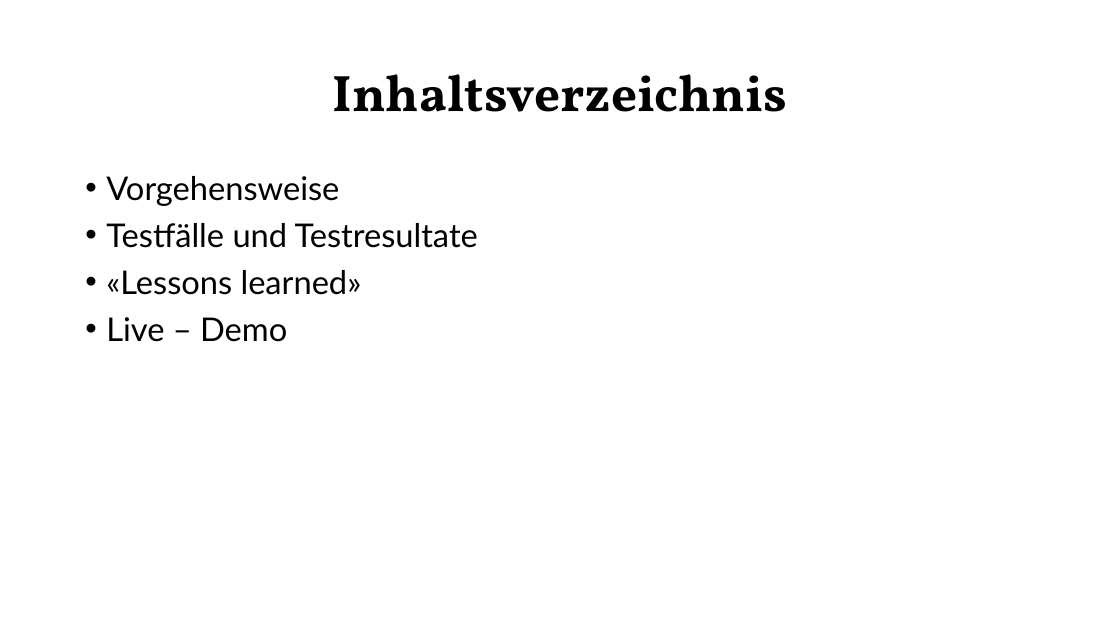
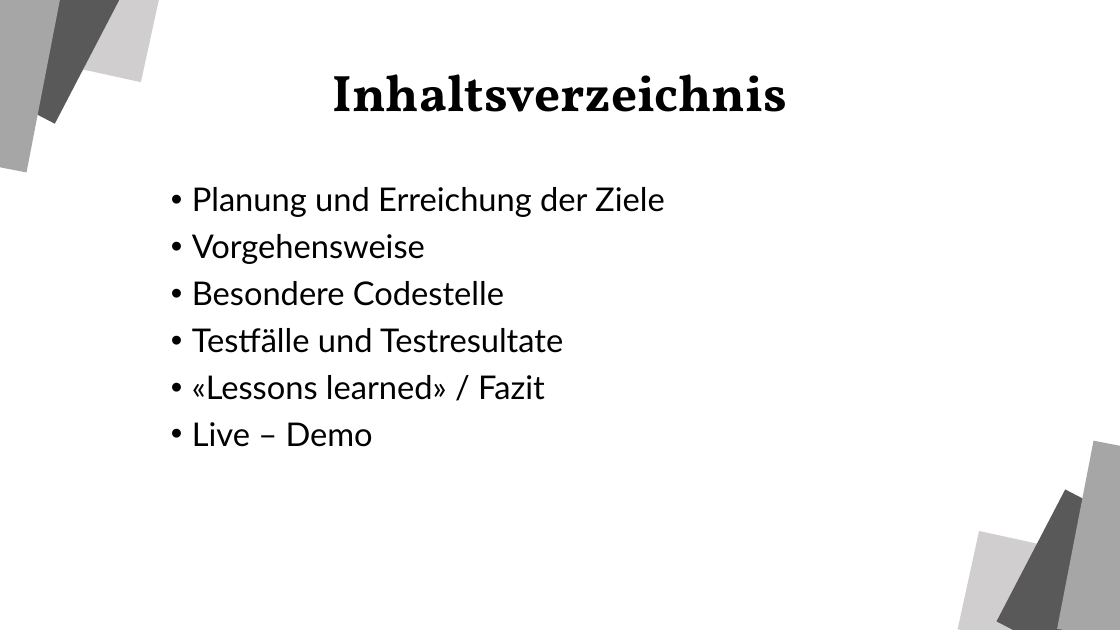
Before and after one commit to zsciaj/BBC-Java-Boomberman, a slide deck: slide 2 of Boomberman/doku/Präsentation_Bomberman_Joey_Nico.pptx. Drawn at 1120x630 pixels with LibreOffice and Linux fonts; fonts in the diff are those of the drawing. Boxes give left, top, right and bottom in pixels: in the first picture for what was removed or moved away, otherwise in the second. Text is boxed around its words. In the diff, an @@ line names an element or a change of style, - is before the commit and + after.

```diff
--- a/Boomberman/doku/Präsentation_Bomberman_Joey_Nico.pptx
+++ b/Boomberman/doku/Präsentation_Bomberman_Joey_Nico.pptx
@@ rectangle added at box(0, 0, 124, 124), fill #595959 @@
@@ rectangle added at box(0, 0, 63, 173), fill #A6A6A6 @@
@@ rectangle added at box(19, 0, 162, 83), fill #D0CECE @@
@@ text "Planung und Erreichung der Ziele": place and size @@
-text "Planung und Erreichung der Ziele" at box(106, 176, 478, 342)
+text "Planung und Erreichung der Ziele" at box(192, 187, 665, 447)
@@ text at box(192, 187, 665, 217): paragraph added @@
+• Planung und Erreichung der Ziele
@@ text at box(192, 281, 504, 306): paragraph added @@
+• Besondere Codestelle
@@ text at box(192, 375, 545, 400): text changed @@
-• «Lessons learned»
+• «Lessons learned» / Fazit
@@ rectangle added at box(1057, 441, 1120, 630), fill #A6A6A6 @@
@@ rectangle added at box(997, 489, 1120, 630), fill #595959 @@
@@ rectangle added at box(958, 532, 1101, 630), fill #D0CECE @@
```
Also in this commit, not shown: 5 other slides changed, 4 slides added, 2 slides removed.
